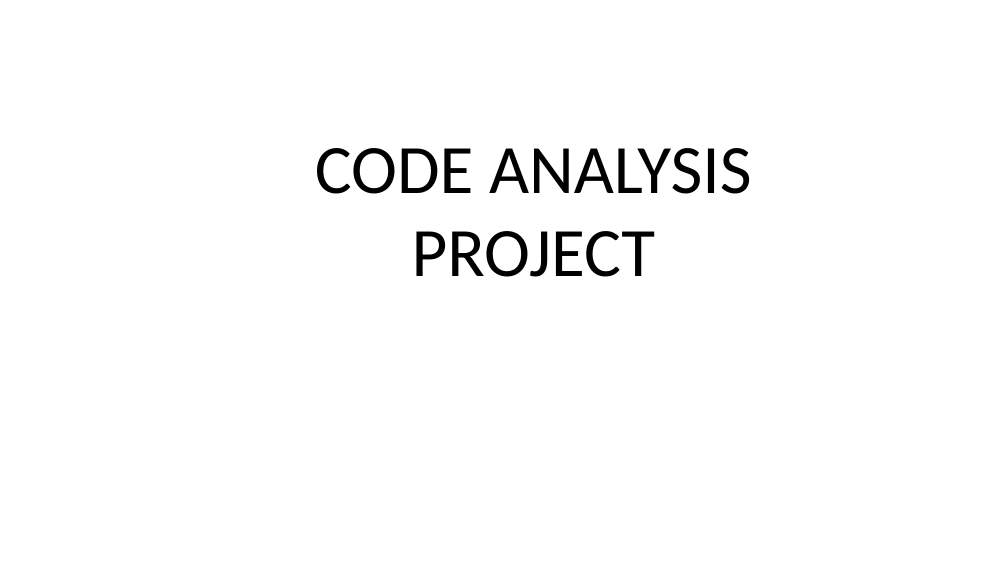
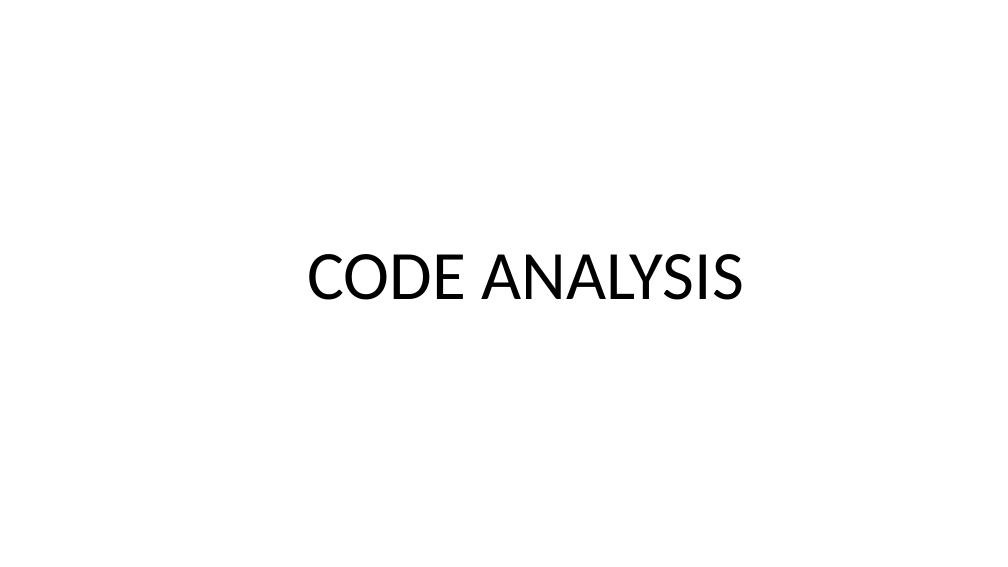
Before and after one commit to njulioiyoo/code-analysis-laravel-nodejs, a slide deck: slide 1 of slides/JNO - Sharing Session Code Analysis.pptx. Drawn at 1008x567 pixels with LibreOffice and Linux fonts; fonts in the diff are those of the drawing; background and template pictures are left out. Boxes give left, top, right and bottom in pixels: in the first picture for what was removed or moved away, otherwise in the second. Text is boxed around its words. In the diff, an @@ line names an element or a change of style, - is before the commit and + after.

```diff
--- a/slides/JNO - Sharing Session Code Analysis.pptx
+++ b/slides/JNO - Sharing Session Code Analysis.pptx
@@ text at (x1=307, y1=254, x2=743, y2=300): text changed @@
-CODE ANALYSIS PROJECT
+CODE ANALYSIS
```
Also in this commit, not shown: 4 other slides changed, 10 slides added, 4 slides removed, 8 other files.
